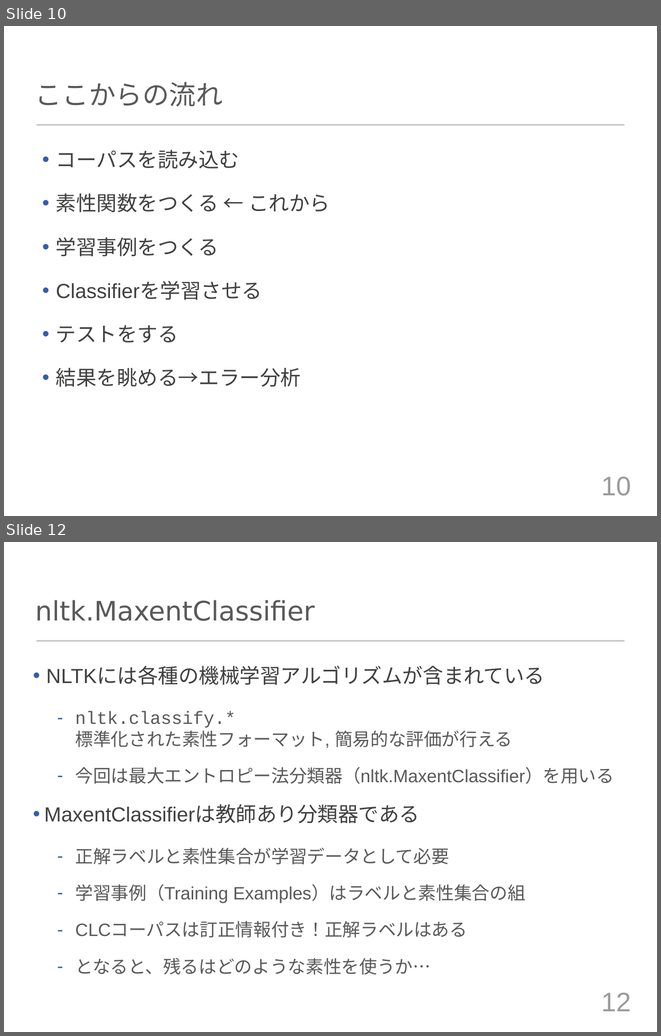
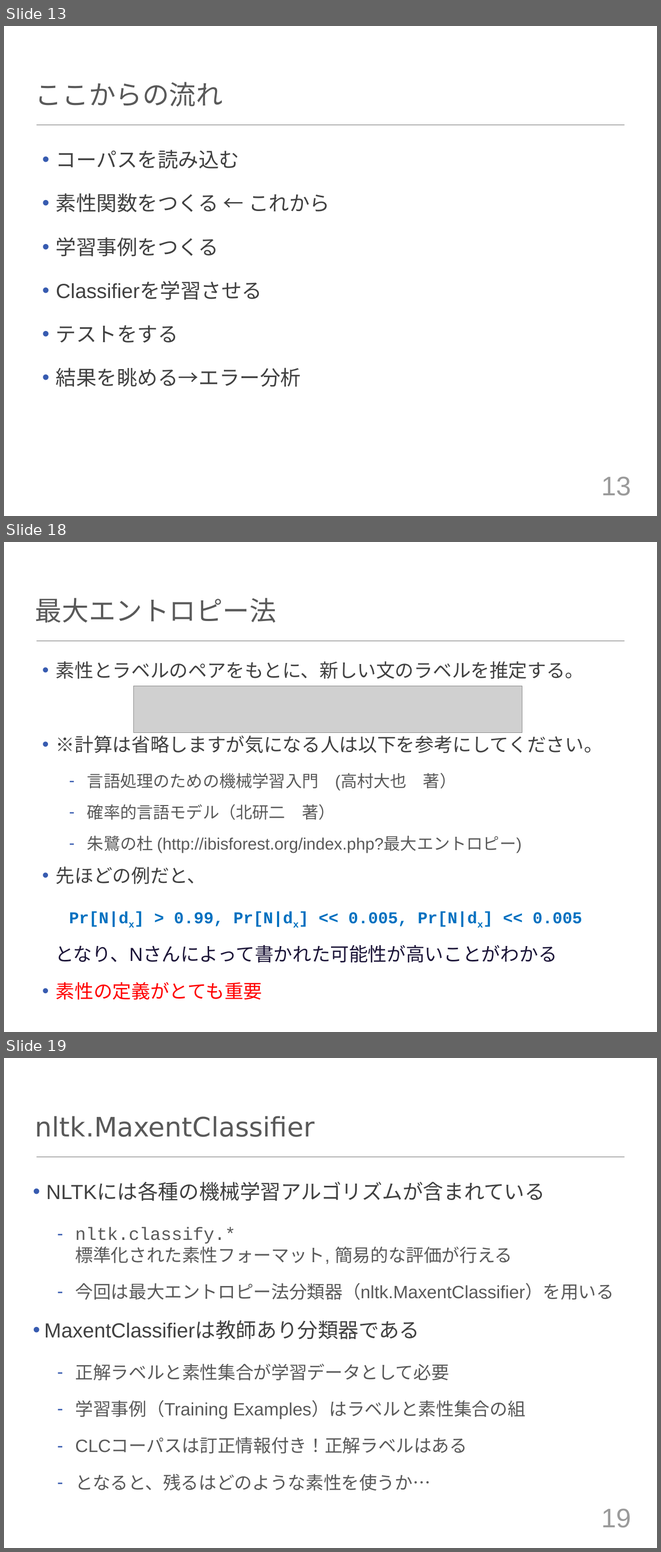
Before and after one commit to tuxedocat/ss2012, a slide deck: ss2012_slide.pptx. Shown one above the other, each under a label of ours: slides 10 and 12 before the commit, slides 13, 18 and 19 after it; the slides between them are not shown. The pictures are 661x1036 and 661x1552 pixels, drawn with LibreOffice and Linux fonts; fonts in the diff are those of the drawing; grey boxes stand for pictures. Boxes give left, top, right and bottom in pixels: in the first picture for what was removed or moved away, otherwise in the second. Text is boxed around its words. In the diff, an @@ line names an element or a change of style, - is before the commit and + after.

```diff
--- a/ss2012_slide.pptx
+++ b/ss2012_slide.pptx
@@ slide 18 added at bbox=[4, 542, 657, 1032], background #FFFFFF; not listed: 1 template element that a slide beside it also shows @@
@@ title added at bbox=[35, 598, 276, 623], 42 pt, text #595959 @@
+最大エントロピー法
@@ text added at bbox=[55, 661, 603, 999], 25.9 pt, text #595959 @@
+• 素性とラベルのペアをもとに、新しい文のラベルを推定する。
+• ※計算は省略しますが気になる人は以下を参考にしてください。
+  – 言語処理のための機械学習入門 (高村大也 著）
+  – 確率的言語モデル（北研二 著）
+  – 朱鷺の杜 (http://ibisforest.org/index.php?最大エントロピー)
+• 先ほどの例だと、
+    Pr[N|dx] > 0.99, Pr[N|dx] << 0.005, Pr[N|dx] << 0.005
+となり、Nさんによって書かれた可能性が高いことがわかる
+• 素性の定義がとても重要
@@ picture added at bbox=[133, 686, 522, 733] @@
@@ what was slide 10 is now slide 13 @@
@@ page number at bbox=[601, 476, 631, 496]: text changed @@
-10
+13
@@ what was slide 12 is now slide 19 @@
@@ page number at bbox=[601, 1508, 631, 1528]: text changed @@
-12
+19
```
Also in this commit, not shown: 4 slides changed, 7 other slides added, 1 slide removed.
